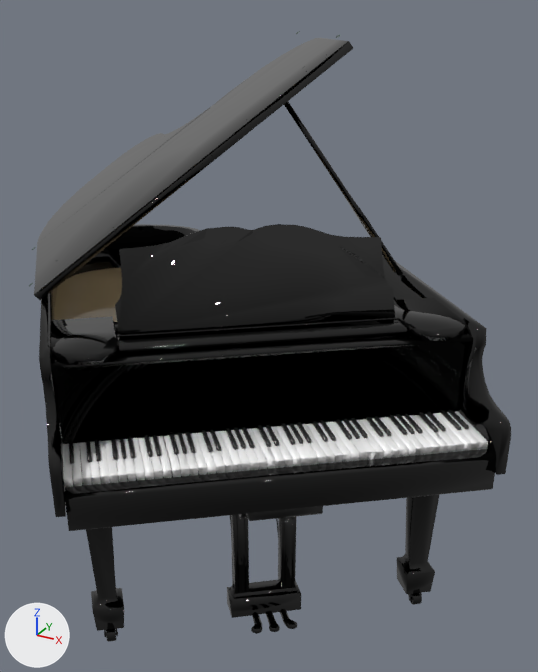
The FBX model Assets/Texturas/SalaMusica/objetos/piano.FBX: old version first, new version second.
Rendered twice from a camera (50 mm lens) standing at (0.626, -1.149, 1.258) and looking at (-0.086, 0.146, 0.61). The lights are fixed; the arrows at lower left show +X, +Y and +Z. Where no turn or scale is listed for an object, it has been applied to the vertices. Vertices at the same position are counted once.

The older version as bpy lines, for what is in view:
```python
mat_plastic_black = principled_material('Plastic Black')
mat_plastic_black.base_color = (0.0196, 0.0196, 0.0196)  # black #262626
mat_plastic_black.roughness = 0.266
me_mesh = bpy.data.meshes.new('Mesh')
me_mesh.from_pydata(...)  # 5018 vertices, 8876 faces; spans x -0.631..0.649, y -0.488..0.479, z -0.006..1.209
# faces by material slot: [356, 2480, 2961, 420, 2523, 136]
me_mesh.materials.append(mat_material__27)  # dark green #384942
me_mesh.materials.append(mat_wood)  # black #000000
me_mesh.materials.append(mat_gold1)  # black #000000
me_mesh.materials.append(mat_plastic_black)  # black #262626
me_mesh.materials.append(mat_plastic_black_001)  # white #ffffff
me_mesh.materials.append(mat_wood_001)  # beige #cdb48c
ob_piano = bpy.data.objects.new('PIANO', me_mesh)
ob_piano.location = (-0.204, 0.088, 0.004)
```
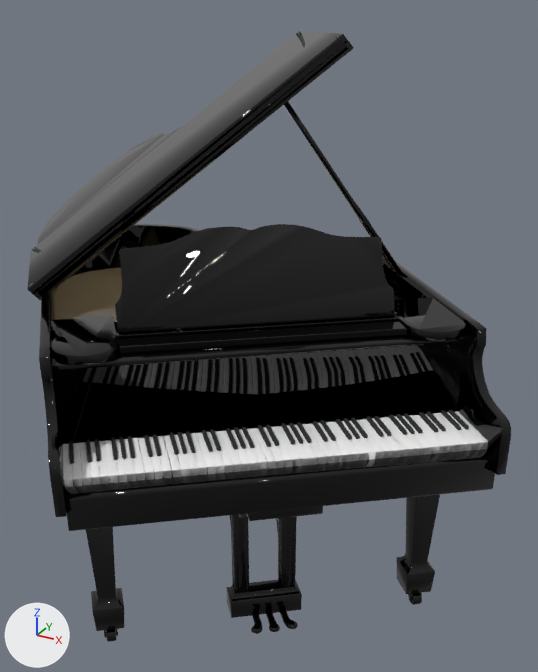
What differs and where, as boxes [x1, y1, x2, y2] in the pictures (538 x 672 px):
'PIANO', recoloured, reshaped: before [29, 31, 511, 642]; after [27, 30, 511, 642]
part 1 of me_mesh, built on: before [102, 322, 424, 475]; after [27, 30, 510, 634]

The edits, one by one:
Material 'Plastic Black' (mat_plastic_black) changes colour from black #262626 to white #ffffff; in linear values from (0.0196, 0.0196, 0.0196) to (1.0, 1.0, 1.0).
Material 'negro' (mat_negro) is new.
Its base color is (0.0196, 0.0196, 0.0196) (black #262626).
Its roughness is 0.859.
me_mesh is used by ob_piano; location (-0.204, 0.088, 0.004).
me_mesh had 5018 vertices, 8876 faces and spanned x -0.631..0.649, y -0.488..0.479, z -0.006..1.209.
me_mesh now has 13796 vertices, 26284 faces and spans x -0.631..0.649, y -0.488..0.479, z -0.006..1.21.
me_mesh part 1: 28 vertices moved within x -0.425..0.494, y -0.334..0.393, z 0.007..1.07; 8 vertices removed from x -0.424..0.492, y -0.336..0.261, z 0.005..0.498; 8786 vertices added at x -0.631..0.649, y -0.488..0.479, z -0.006..1.21.
me_mesh no longer uses material mat_plastic_black_001 (white #ffffff).
me_mesh now uses material mat_negro (black #262626).
